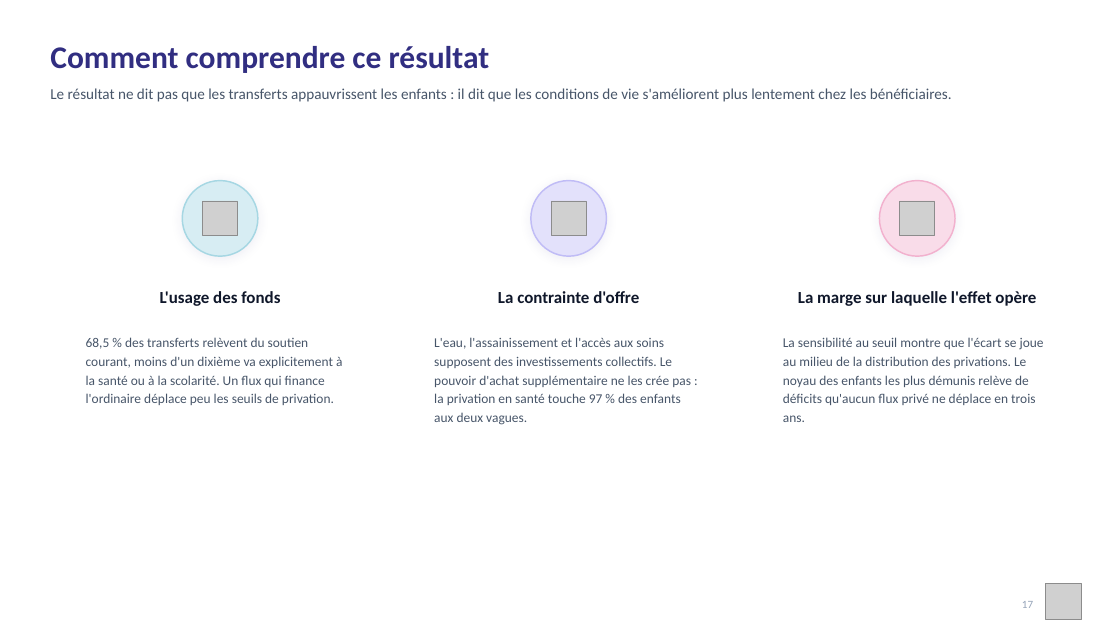
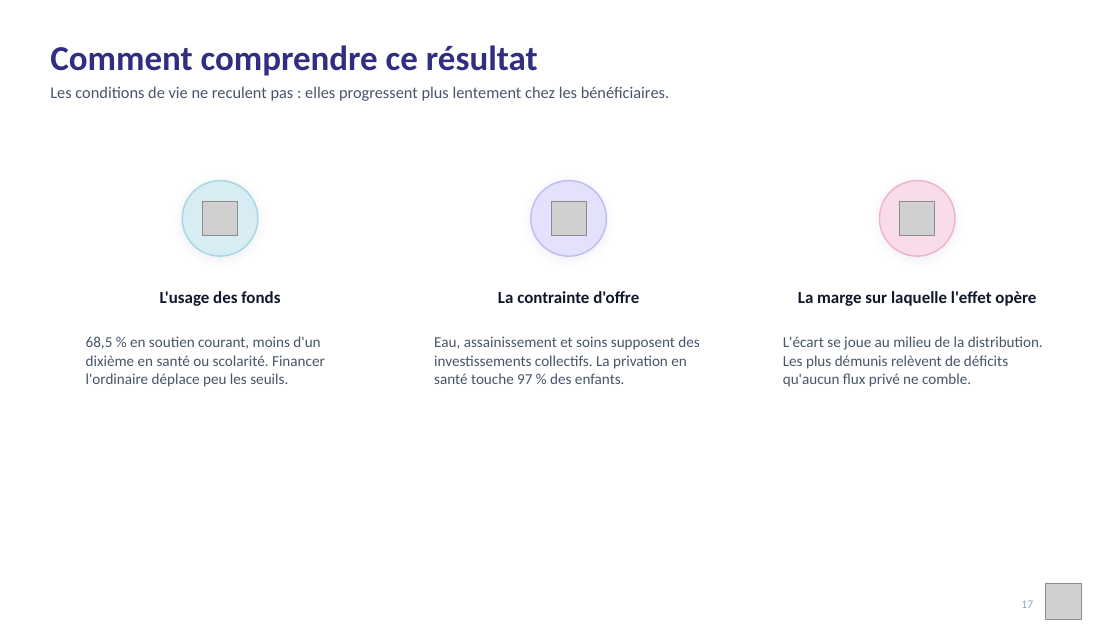
Before and after one commit to JODRAFF9/MEMOIRE, a slide deck: slide 17 of infographie/presentation_infographique.pptx. Drawn at 1120x630 pixels with LibreOffice and Linux fonts; fonts in the diff are those of the drawing; grey boxes stand for pictures. Boxes give left, top, right and bottom in pixels: in the first picture for what was removed or moved away, otherwise in the second. Text is boxed around its words. In the diff, an @@ line names an element or a change of style, - is before the commit and + after.

```diff
--- a/infographie/presentation_infographique.pptx
+++ b/infographie/presentation_infographique.pptx
@@ text "Comment comprendre ce résultat" at (50, 45, 538, 76): size 27 to 30 pt @@
@@ text at (50, 86, 669, 101): text changed; size 13 to 14 pt @@
-Le résultat ne dit pas que les transferts appauvrissent les enfants : il dit que les conditions de vie s'améliorent plus lentement chez les bénéficiaires.
+Les conditions de vie ne reculent pas : elles progressent plus lentement chez les bénéficiaires.
@@ text at (86, 336, 325, 387): text changed; size 11.5 to 13 pt @@
-68,5 % des transferts relèvent du soutien courant, moins d'un dixième va explicitement à la santé ou à la scolarité. Un flux qui finance l'ordinaire déplace peu les seuils de privation.
+68,5 % en soutien courant, moins d'un dixième en santé ou scolarité. Financer l'ordinaire déplace peu les seuils.
@@ text at (434, 336, 699, 384): text changed; size 11.5 to 13 pt @@
-L'eau, l'assainissement et l'accès aux soins supposent des investissements collectifs. Le pouvoir d'achat supplémentaire ne les crée pas : la privation en santé touche 97 % des enfants aux deux vagues.
+Eau, assainissement et soins supposent des investissements collectifs. La privation en santé touche 97 % des enfants.
@@ text at (783, 336, 1043, 387): text changed; size 11.5 to 13 pt @@
-La sensibilité au seuil montre que l'écart se joue au milieu de la distribution des privations. Le noyau des enfants les plus démunis relève de déficits qu'aucun flux privé ne déplace en trois ans.
+L'écart se joue au milieu de la distribution. Les plus démunis relèvent de déficits qu'aucun flux privé ne comble.
@@ text "17" at (1021, 600, 1033, 608): size 9.5 to 10 pt @@
```
Also in this commit, not shown: 20 other slides changed, 2 other files.
